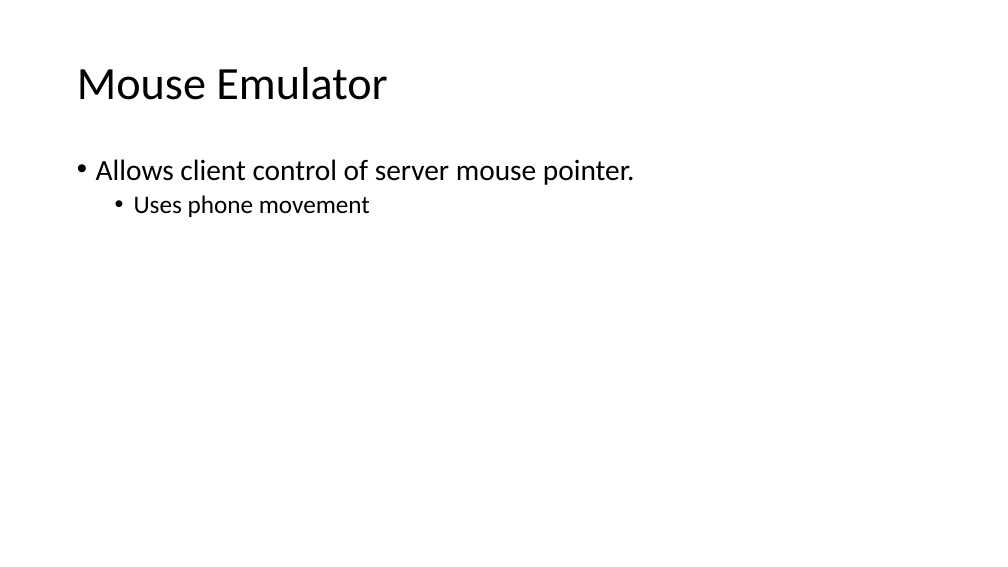
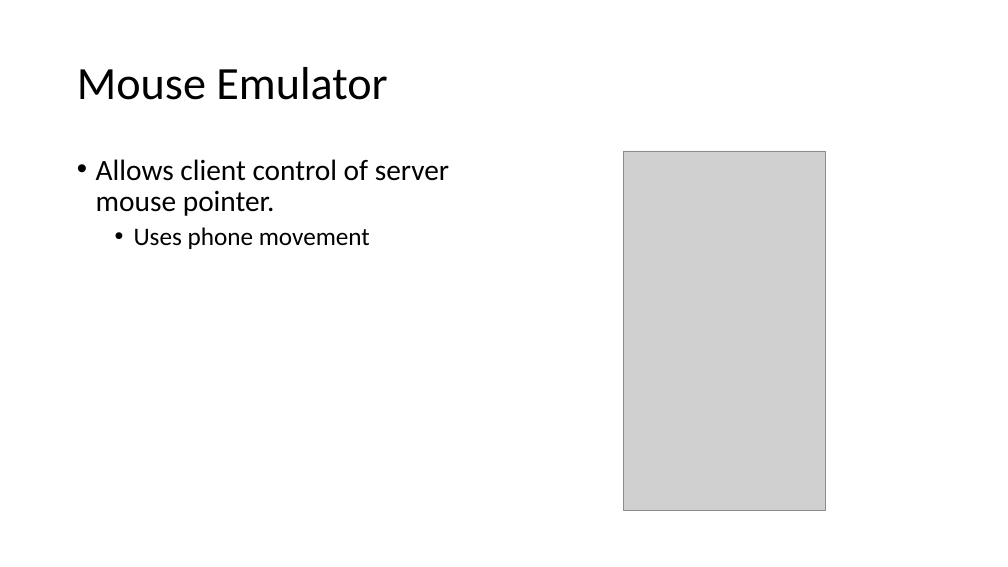
Before and after one commit to rferrance/DataBridge, a slide deck: slide 3 of DataBridgePresentation.pptx. Drawn at 1008x567 pixels with LibreOffice and Linux fonts; fonts in the diff are those of the drawing; grey boxes stand for pictures. Boxes give left, top, right and bottom in pixels: in the first picture for what was removed or moved away, otherwise in the second. Text is boxed around its words. In the diff, an @@ line names an element or a change of style, - is before the commit and + after.

Commit message:
Working on powerpoint

```diff
--- a/DataBridgePresentation.pptx
+++ b/DataBridgePresentation.pptx
@@ text "Allows client control of server ..." rewrapped from (x1=96, y1=159, x2=635, y2=217) to (x1=96, y1=159, x2=449, y2=249) @@
@@ picture added at (x1=623, y1=151, x2=826, y2=511) @@
```
Also in this commit, not shown: 3 slides added, 2 slides removed.
